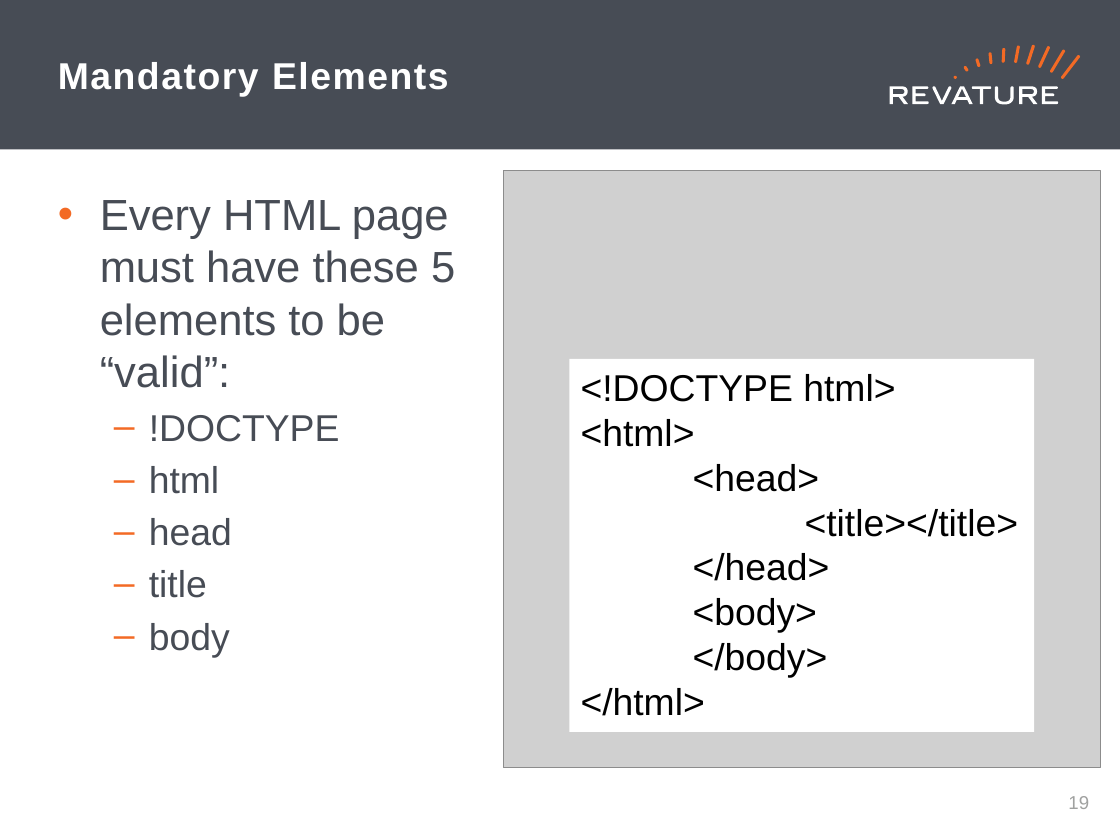
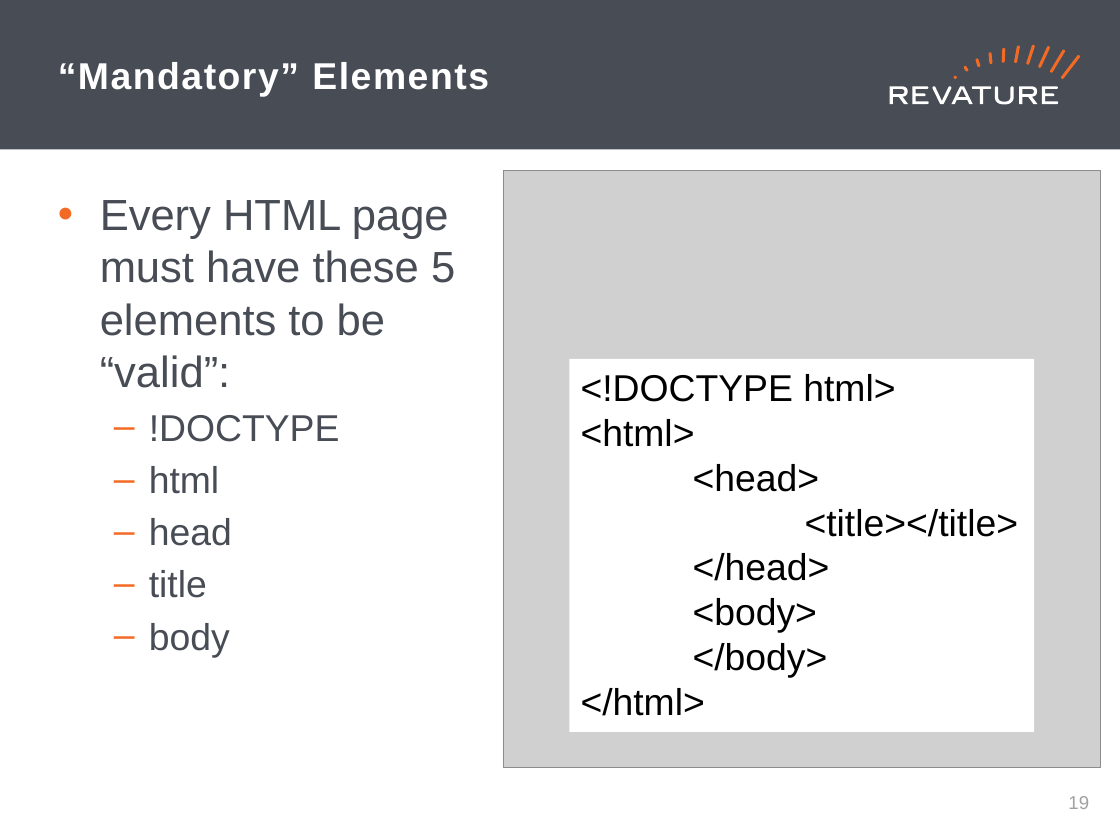
Before and after one commit to jhigherevature/spark-examples, a slide deck: slide 20 of revised-ppts/Day 2 PPT.pptx. Drawn at 1120x840 pixels with LibreOffice and Linux fonts; fonts in the diff are those of the drawing; grey boxes stand for pictures. Boxes give left, top, right and bottom in pixels: in the first picture for what was removed or moved away, otherwise in the second. Text is boxed around its words. In the diff, an @@ line names an element or a change of style, - is before the commit and + after.

```diff
--- a/revised-ppts/Day 2 PPT.pptx
+++ b/revised-ppts/Day 2 PPT.pptx
@@ title at [58, 62, 489, 96]: text changed @@
-Mandatory Elements
+“Mandatory” Elements
```
Also in this commit, not shown: 1 other slide changed, 39 other files.
